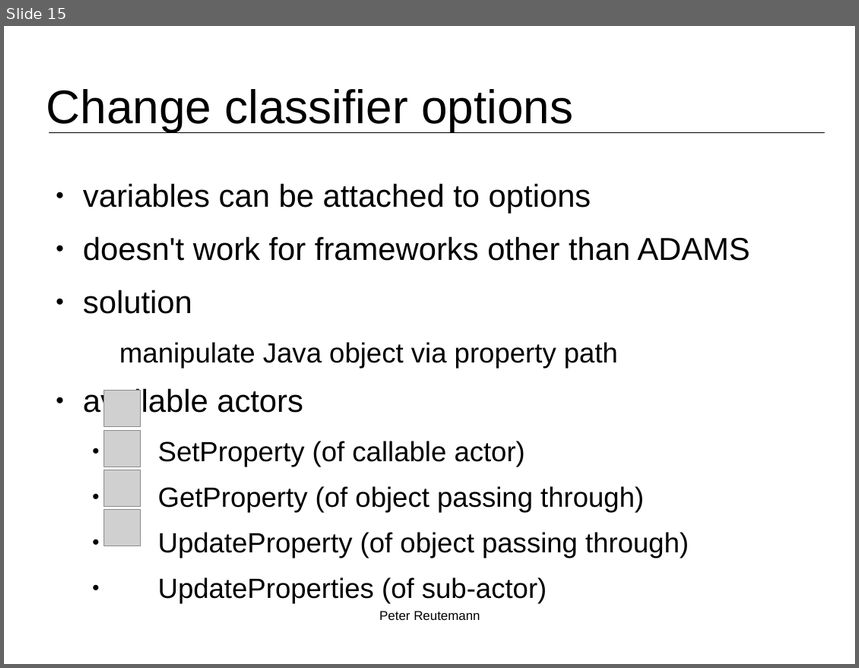
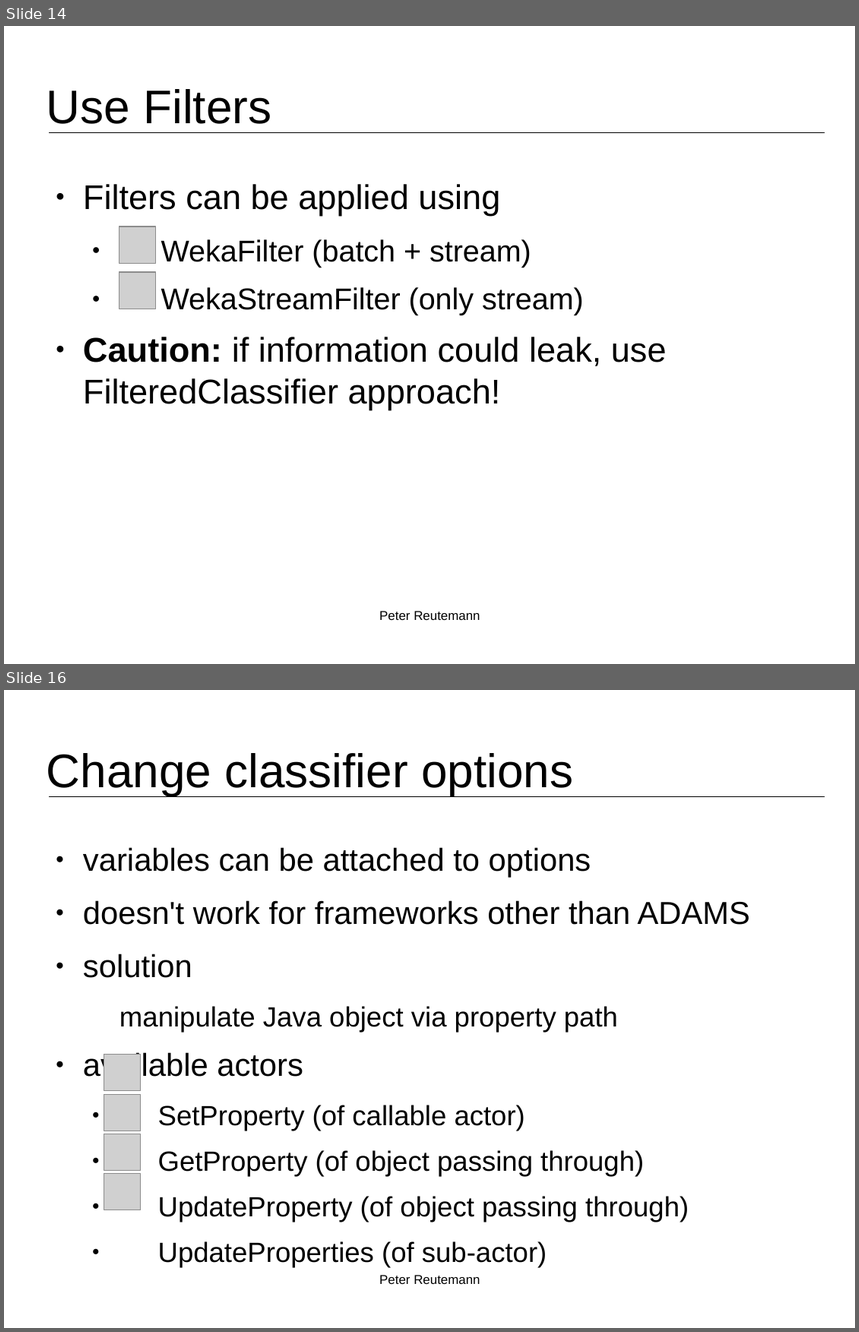
Before and after one commit to fracpete/kuching-2015, a slide deck: 2_basic_flows/kuching2015_basic_flows-2-machine_learning.odp. Shown one above the other, each under a label of ours: slide 15 before the commit, slides 14 and 16 after it; the slides between them are not shown. The pictures are 859x668 and 859x1332 pixels, drawn with LibreOffice and Linux fonts; fonts in the diff are those of the drawing; grey boxes stand for pictures; background and template pictures are left out. Boxes give left, top, right and bottom in pixels: in the first picture for what was removed or moved away, otherwise in the second. Text is boxed around its words. In the diff, an @@ line names an element or a change of style, - is before the commit and + after.

```diff
--- a/2_basic_flows/kuching2015_basic_flows-2-machine_learning.odp
+++ b/2_basic_flows/kuching2015_basic_flows-2-machine_learning.odp
@@ slide 14 added at box(4, 26, 855, 664), background #FFFFFF; not listed: 1 template element that a slide beside it also shows @@
@@ title added at box(47, 89, 272, 124), 44 pt, text #000000 @@
+Use Filters
@@ text added at box(83, 184, 667, 410), 32 pt, text #000000 @@
+● Filters can be applied using
+  ● WekaFilter (batch + stream)
+  ● WekaStreamFilter (only stream)
+● Caution: if information could leak, use FilteredClassifier approach!
@@ picture added at box(119, 227, 156, 264) @@
@@ picture added at box(119, 272, 156, 309) @@
@@ text added at box(379, 611, 480, 620), 12 pt, text #000000 @@
+Peter Reutemann
@@ what was slide 15 is now slide 16 @@
```
Also in this commit, not shown: 3 other slides added, 2 slides removed, 22 other files.
